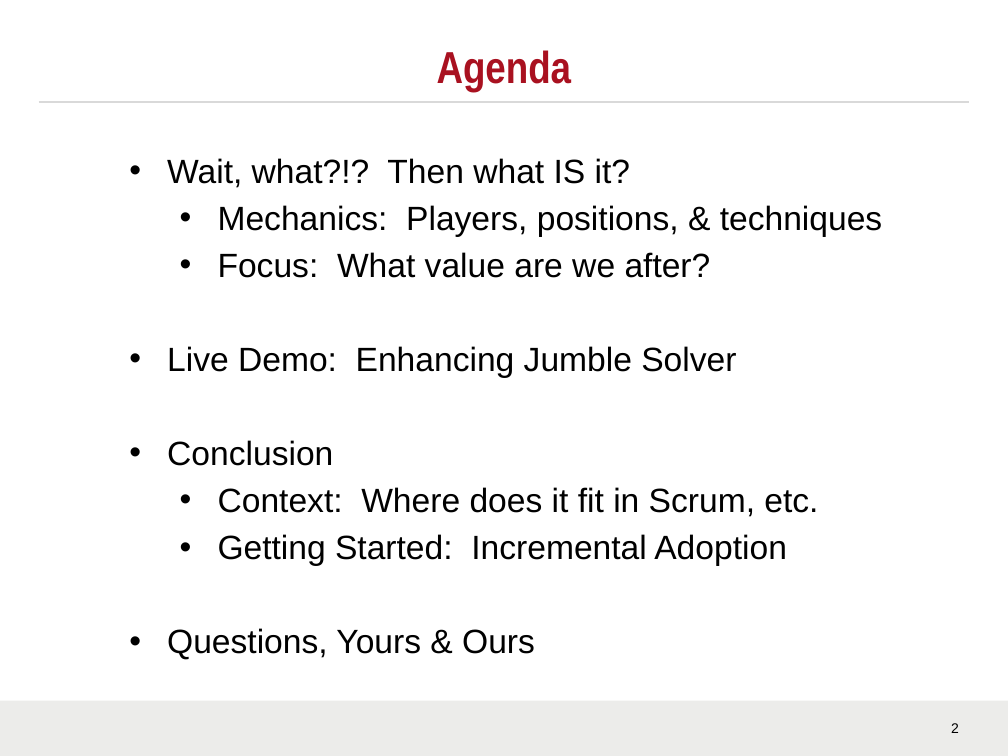
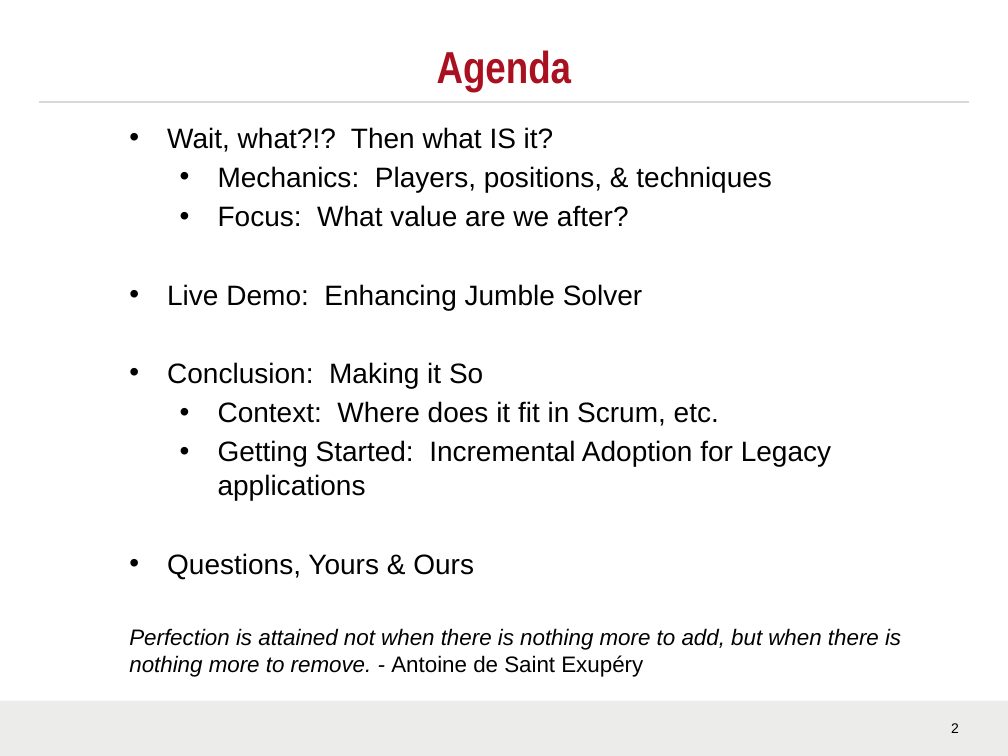
Before and after one commit to LanceZant/atdd-cucumber-jvm, a slide deck: slide 2 of doc/TDD Overview.pptx. Drawn at 1008x756 pixels with LibreOffice and Linux fonts; fonts in the diff are those of the drawing; background and template pictures are left out. Boxes give left, top, right and bottom in pixels: in the first picture for what was removed or moved away, otherwise in the second. Text is boxed around its words. In the diff, an @@ line names an element or a change of style, - is before the commit and + after.

```diff
--- a/doc/TDD Overview.pptx
+++ b/doc/TDD Overview.pptx
@@ text "Wait, what?!? Then what IS ...": place and size @@
-text "Wait, what?!? Then what IS ..." at [167, 158, 883, 660]
+text "Wait, what?!? Then what IS ..." at [129, 127, 901, 677]
@@ text at [167, 127, 772, 579]: size 24 to 20 pt in "Wait, what?!? Then what IS it?", "Mechanics: Players, positions, & techniques", "Focus: What value are we after?", "Live Demo: Enhancing Jumble Solver" and 2 more places @@
@@ text at [167, 362, 483, 388]: text changed; size 24 to 20 pt @@
-• Conclusion
+• Conclusion: Making it So
@@ text at [218, 440, 831, 500]: text changed; size 24 to 20 pt @@
-  • Getting Started: Incremental Adoption
+  • Getting Started: Incremental Adoption for Legacy applications
@@ text at [129, 628, 901, 677]: paragraph added @@
+Perfection is attained not when there is nothing more to add, but when there is nothing more to remove. - Antoine de Saint Exupéry
```
Also in this commit, not shown: 5 other slides changed, 2 slides added.
